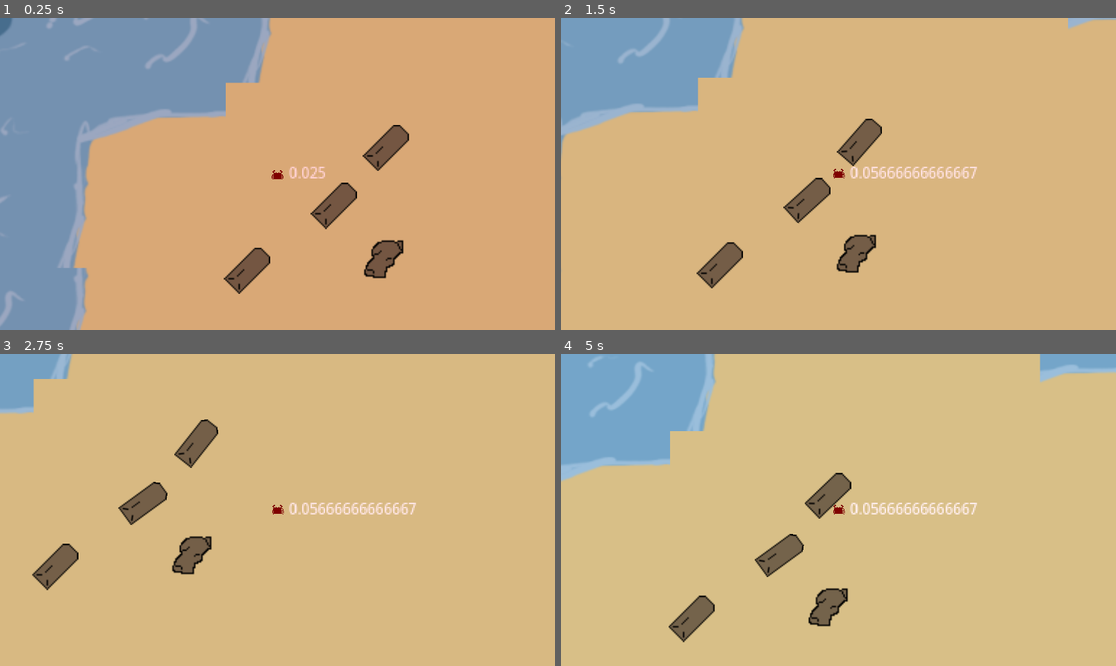
Above: before the commit, frames 1-4 (two rows, left to right).
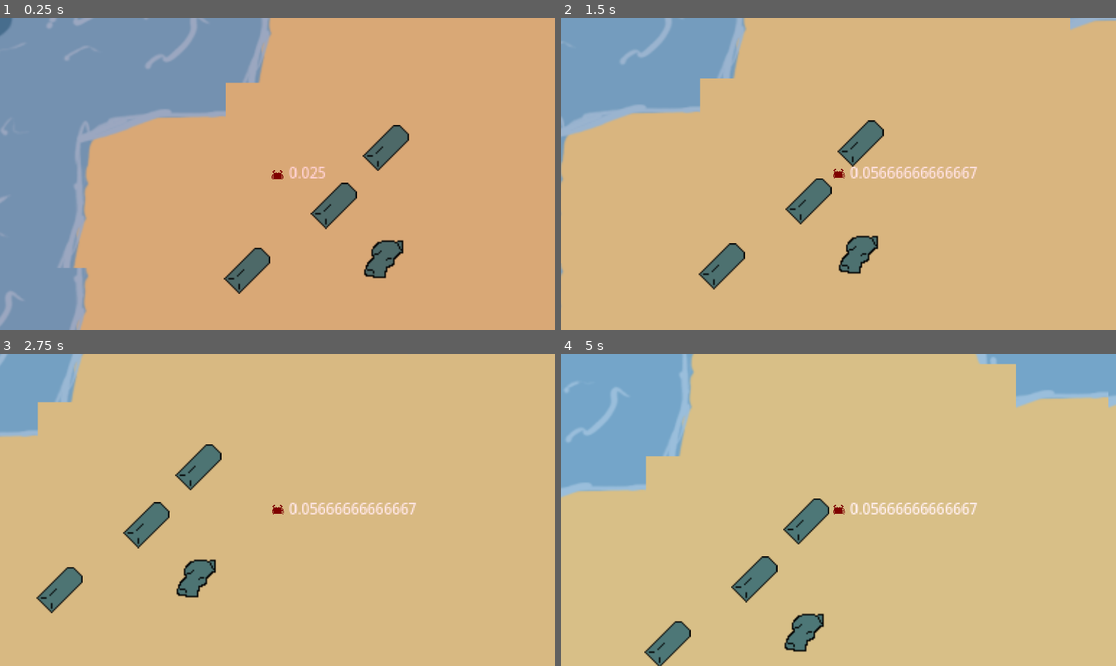
Above: after the commit, the same moments.

Repository: nporposoft/crabs-on-the-island
Game: Godot game, scene res://scenes/island_v1/island_v1.tscn
The game is run twice, just before and just after one commit, with the same random seed, the same clock (stepped at 60 frames per second) and the same inputs.
Inputs:
- Up to frame 1 (0.25 s): no input
- Up to frame 2 (1.5 s): tap Enter at 0.5 s; hold D (move_right) 0.53-1.28 s; hold Shift (dodge) 0.53-1.28 s; hold S (move_down) from 1.28 s (still down); tap Shift (dodge) at 1.35 s
- Up to frame 3 (2.75 s): release S (move_down) at 2.03 s; hold D (move_right) from 2.03 s (still down); hold Shift (dodge) from 2.03 s (still down)
- Up to frame 4 (5 s): release D (move_right) at 2.78 s; release Shift (dodge) at 2.78 s; hold W (move_up) 2.78-3.53 s; tap Shift (dodge) at 2.85, 4.35 s; hold Shift (dodge) 3.53-4.28 s; hold A (move_left) from 3.53 s (still down)

The runs differ from the first frame. In frame 1, 1.8% of the frame differs, in the area x 40-74%, y 34-88%; in frame 2, 3.3%; in frame 3, 6.1%; in frame 4, 10%, in the area x 0-100%, y 0-100%.

Commit message:
HUD + more sprites
+ implemented simple HUD
+ added energy and water sprites for HUD
= slight change to var names in resource

Diff:
--- /dev/null
+++ b/hud.gd
@@ -0,0 +1,21 @@
+extends CanvasLayer
+
+
+@export var _player : Player
+@onready var _crab = _player.get_child(1)
+@onready var energyBar = $energy_bar
+@onready var waterBar = $water_bar
+@onready var siliconBar = $silicon_bar
+@onready var ironBar = $iron_bar
+
+# Called when the node enters the scene tree for the first time.
+func _ready():
+	pass # Replace with function body.
+
+
+# Called every frame. 'delta' is the elapsed time since the previous frame.
+func _process(delta):
+	energyBar.value = 100.0 * _crab._carried_resources.battery_energy / _crab._stats.battery_capacity
+	waterBar.value = 100.0 * _crab._carried_resources.water / 100.0
+	siliconBar.value = 100.0 * _crab._carried_resources.silicon / 100.0
+	ironBar.value = 100.0 * _crab._carried_resources.iron / 100.0
--- /dev/null
+++ b/hud.tscn
@@ -0,0 +1,92 @@
+[gd_scene load_steps=10 format=3 uid="uid://cx2ye0w0rqf4n"]
+
+[ext_resource type="Script" path="res://hud.gd" id="1_a2y7d"]
+[ext_resource type="Texture2D" uid="uid://c2e3eoxyqgivc" path="res://assets/energy.png" id="1_p7i3m"]
+[ext_resource type="Texture2D" uid="uid://b4812ywitkgq0" path="res://assets/water.png" id="2_2ik4q"]
+[ext_resource type="Texture2D" uid="uid://eluu412tp81f" path="res://assets/chunk.png" id="3_acu0v"]
+[ext_resource type="Texture2D" uid="uid://bfaup65ugpegb" path="res://assets/ingot.png" id="4_q7b3k"]
+
+[sub_resource type="StyleBoxFlat" id="StyleBoxFlat_eyiba"]
+bg_color = Color(0.784314, 0.784314, 0, 1)
+corner_radius_top_left = 5
+corner_radius_top_right = 5
+corner_radius_bottom_right = 5
+corner_radius_bottom_left = 5
+
+[sub_resource type="StyleBoxFlat" id="StyleBoxFlat_wm8pw"]
+bg_color = Color(0.439216, 0.564706, 1, 1)
+corner_radius_top_left = 5
+corner_radius_top_right = 5
+corner_radius_bottom_right = 5
+corner_radius_bottom_left = 5
+
+[sub_resource type="StyleBoxFlat" id="StyleBoxFlat_dv2vv"]
+bg_color = Color(0.752941, 0.627451, 0.376471, 1)
+corner_radius_top_left = 5
+corner_radius_top_right = 5
+corner_radius_bottom_right = 5
+corner_radius_bottom_left = 5
+
+[sub_resource type="StyleBoxFlat" id="StyleBoxFlat_vgvjd"]
+bg_color = Color(0.12549, 0.12549, 0.12549, 1)
+corner_radius_top_left = 5
+corner_radius_top_right = 5
+corner_radius_bottom_right = 5
+corner_radius_bottom_left = 5
+
+[node name="hud" type="CanvasLayer"]
+script = ExtResource("1_a2y7d")
+
+[node name="energy_bar" type="ProgressBar" parent="."]
+offset_left = 64.0
+offset_top = 32.0
+offset_right = 364.0
+offset_bottom = 64.0
+theme_override_font_sizes/font_size = 11
+theme_override_styles/fill = SubResource("StyleBoxFlat_eyiba")
+value = 50.0
+
+[node name="energy_label" type="Sprite2D" parent="."]
+position = Vector2(32, 48)
+texture = ExtResource("1_p7i3m")
+
+[node name="water_bar" type="ProgressBar" parent="."]
+offset_left = 64.0
+offset_top = 80.0
+offset_right = 364.0
+offset_bottom = 112.0
+theme_override_font_sizes/font_size = 11
+theme_override_styles/fill = SubResource("StyleBoxFlat_wm8pw")
+value = 50.0
+
+[node name="water_label" type="Sprite2D" parent="."]
+position = Vector2(32, 96)
+texture = ExtResource("2_2ik4q")
+
+[node name="silicon_bar" type="ProgressBar" parent="."]
+offset_left = 64.0
+offset_top = 128.0
+offset_right = 364.0
+offset_bottom = 160.0
+theme_override_font_sizes/font_size = 11
+theme_override_styles/fill = SubResource("StyleBoxFlat_dv2vv")
+value = 50.0
+
+[node name="silicon_label" type="Sprite2D" parent="."]
+modulate = Color(0.6, 1, 1, 1)
+position = Vector2(32, 144)
+texture = ExtResource("3_acu0v")
+
+[node name="iron_bar" type="ProgressBar" parent="."]
+offset_left = 64.0
+offset_top = 176.0
+offset_right = 364.0
+offset_bottom = 208.0
+theme_override_font_sizes/font_size = 11
+theme_override_styles/fill = SubResource("StyleBoxFlat_vgvjd")
+value = 50.0
+
+[node name="iron_label" type="Sprite2D" parent="."]
+modulate = Color(0.4, 0.4, 0.4, 1)
+position = Vector2(32, 192)
+texture = ExtResource("4_q7b3k")
--- a/resource.gd
+++ b/resource.gd
@@ -8,13 +8,13 @@
 
 enum MATERIAL_TYPE {COBALT, IRON, SILICON}
 
-@export var materialType = MATERIAL_TYPE.SILICON
+@export var mat_type = MATERIAL_TYPE.SILICON
 @export var amount = 1000.0
 @export var is_chunk = false
 
 
 func _set_resource (_mat, _amount, _isChunk):
-	materialType = _mat
+	mat_type = _mat
 	amount = _amount
 	is_chunk = _isChunk
 
@@ -27,7 +27,7 @@
 		ingot_collider.set_disabled(false)
 		chunk_collider.set_disabled(true)
 
-	match materialType:
+	match mat_type:
 		MATERIAL_TYPE.COBALT:
 			sprite.set_modulate(Color(0.33, 0.33, 1.0))
 			set_mass(amount * 8.8)
@@ -48,4 +48,4 @@
 
 
 func _ready():
-	_set_resource(material, amount, is_chunk)
+	_set_resource(mat_type, amount, is_chunk)
Binary file added: assets/energy.png
Not shown, added: assets/energy.png.import
Binary file added: assets/water.png
Not shown, added: assets/water.png.import
Not shown: 1 places in resource.tscn that only renumber resources
